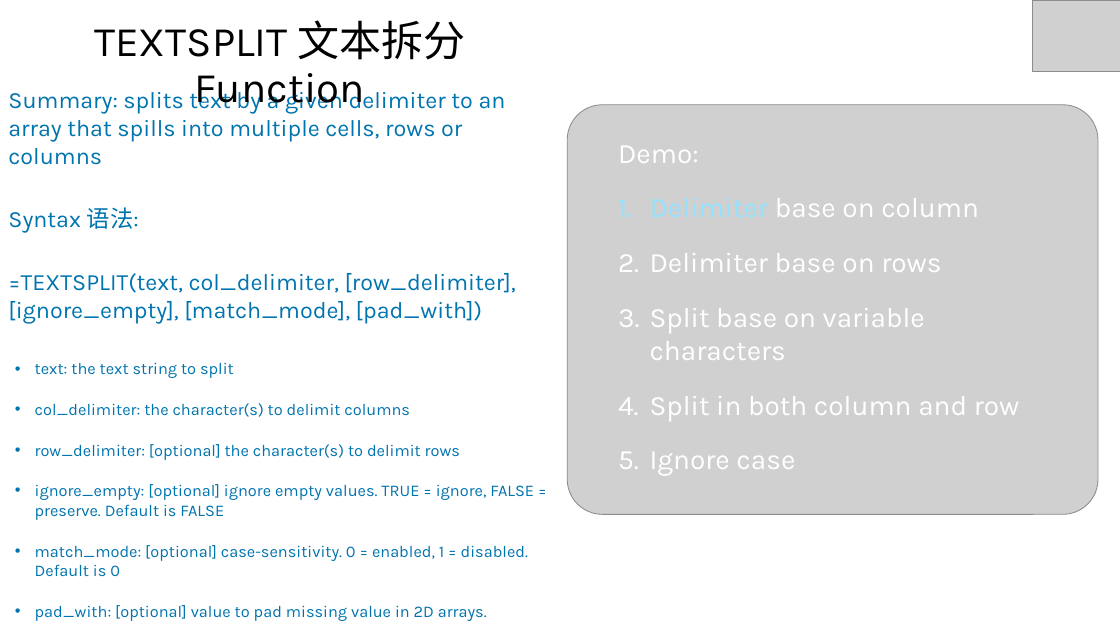
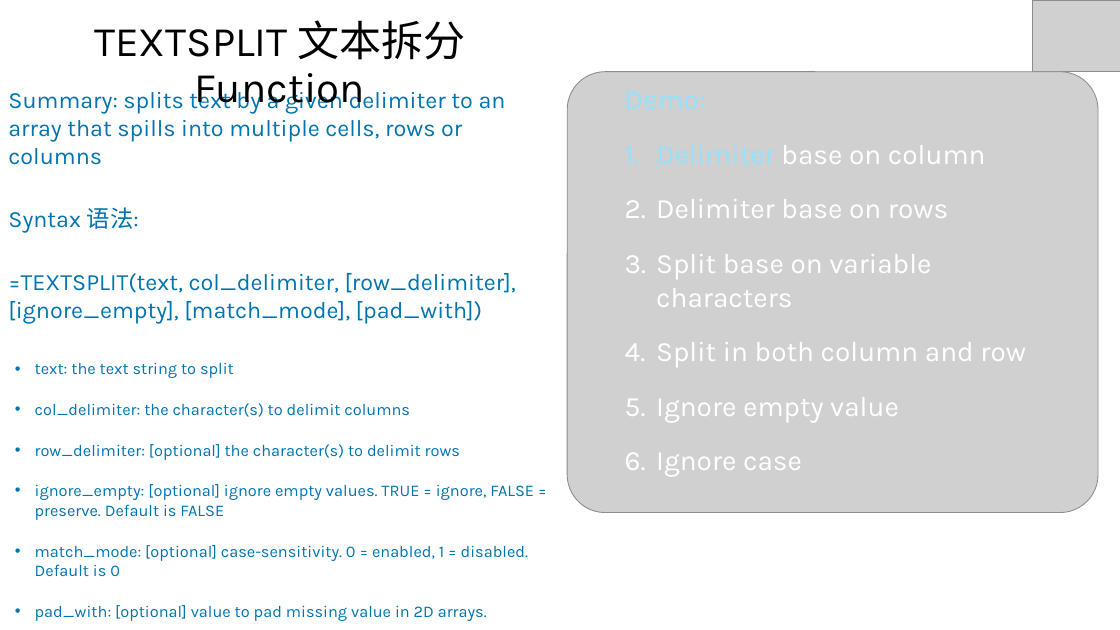
Before and after one commit to yasenstar/self_learning, a slide deck: slide 10 of tool-tips.pptx. Drawn at 1120x630 pixels with LibreOffice and Linux fonts; fonts in the diff are those of the drawing; grey boxes stand for pictures. Boxes give left, top, right and bottom in pixels: in the first picture for what was removed or moved away, otherwise in the second. Text is boxed around its words. In the diff, an @@ line names an element or a change of style, - is before the commit and + after.

```diff
--- a/tool-tips.pptx
+++ b/tool-tips.pptx
@@ picture: place and size @@
-picture at (567, 105, 1098, 515)
+picture at (567, 71, 1098, 513)
@@ text "Demo:": place and size @@
-text "Demo:" at (618, 146, 1020, 475)
+text "Demo:" at (656, 145, 1026, 476)
@@ text "Demo:" at (656, 145, 1026, 476): text colour #FFFFFF to #93E2FF in "Demo:" @@
@@ text at (656, 397, 899, 422): paragraph added @@
+5. Ignore empty value
```
Also in this commit, not shown: 1 other file.
